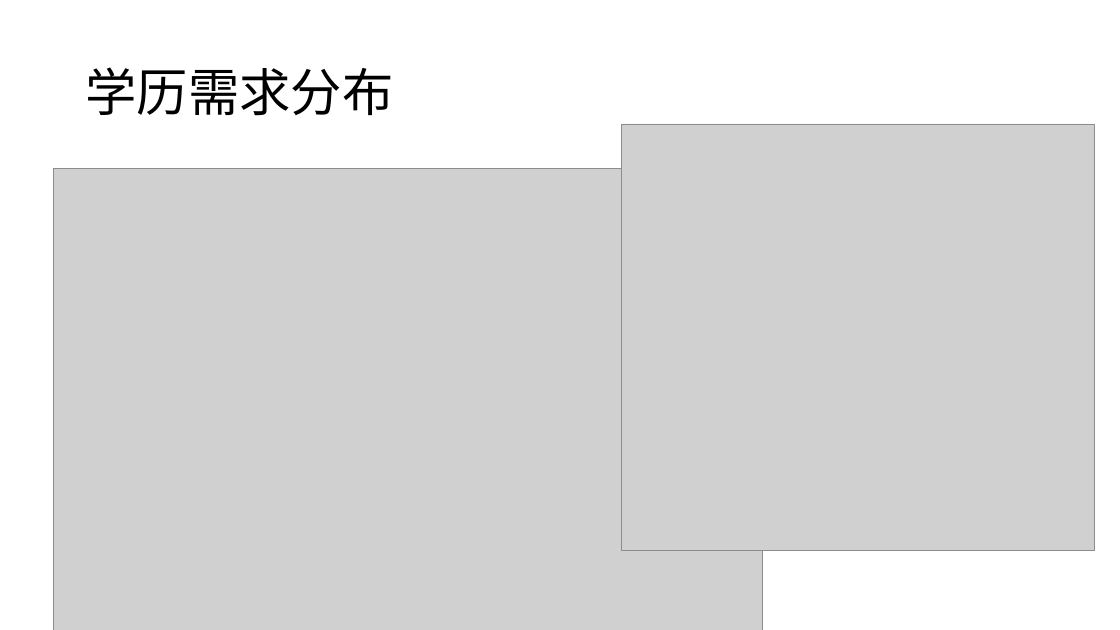
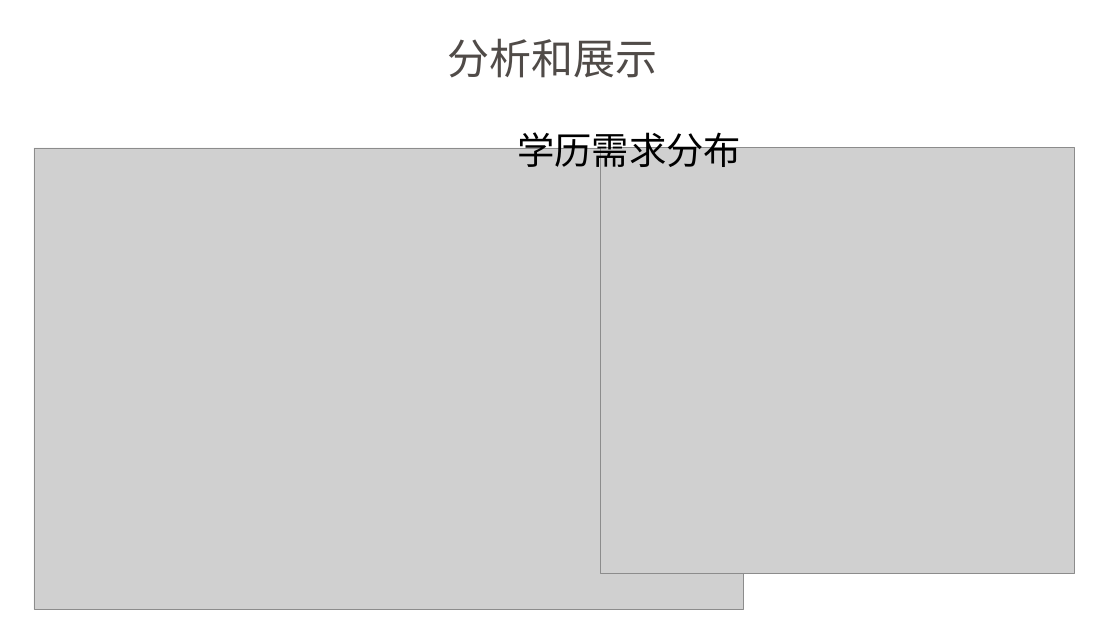
Before and after one commit to ShiyuNie/DataAnalysisSample-python, a slide deck: slide 11 of LagouAnalyst.pptx (slide 6 before the commit). Drawn at 1120x630 pixels with LibreOffice and Linux fonts; fonts in the diff are those of the drawing; grey boxes stand for pictures. Boxes give left, top, right and bottom in pixels: in the first picture for what was removed or moved away, otherwise in the second. Text is boxed around its words. In the diff, an @@ line names an element or a change of style, - is before the commit and + after.

Commit message:
update

```diff
--- a/LagouAnalyst.pptx
+++ b/LagouAnalyst.pptx
@@ text added at [447,38,657,78], 36 pt, text #504B48 @@
+分析和展示
@@ title "学历需求分布": place and size @@
-title "学历需求分布" at [85,67,393,116]
+title "学历需求分布" at [517,126,741,174]
@@ title "学历需求分布" at [517,126,741,174]: size 44 to 32 pt @@
@@ picture: place and size @@
-picture at [53,169,762,630]
+picture at [34,148,743,609]
@@ picture: place and size @@
-picture at [622,124,1095,551]
+picture at [601,147,1074,574]
```
Also in this commit, not shown: 13 other slides changed, 8 slides added, 3 slides removed.
